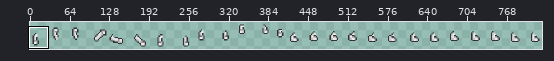
A pixel-art file gets an edit: sprites/Player_Left_Arm.aseprite. Above: a wide view before the commit, with the close-up outlined.
Close-up. The starting point:
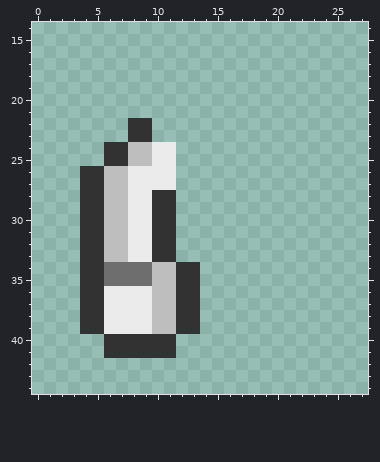
960x64 pixels, 1 frame. Shown: x 0..27, y 14..44. The wide view leaves out empty margins.
After the commit:
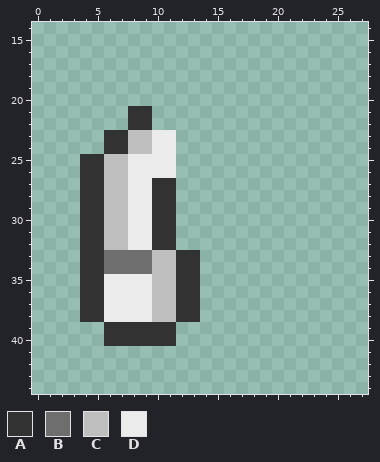
Palette (. is transparent): A #323232  B #6e6e6e  C #bebebe  D #ebebeb
From old to new:
Layers "Shoulder", "Hand":
There is now colour A in row 21 at x 8 to 9; in row 23 at x 6 to 7; in row 25 at x 4 to 5; in row 33 at x 12 to 13.
The edit turns colour C into colour A in row 39 at x 10 to 11.
The edit turns colour D into colour A in row 27 at x 10 to 11; in row 39 at x 6 to 9.
The edit turns colour C into colour B in row 33 at x 6 to 7.
The edit turns colour D into colour B in row 33 at x 8 to 9.
The edit turns colour A into colour C in row 23 at x 8 to 9; in row 25 at x 6 to 7; in row 33 at x 10 to 11.
There is now colour D in row 23 at x 10 to 11.
The edit turns colour B into colour D in row 35 at x 6 to 9.
The edit turns colour C into colour D in row 25 at x 8 to 9.
Colour A is gone in row 39 at x 4 to 5 and 12 to 13; in row 41 at x 6 to 11.
Boxes around the changes in both close-ups, in picture pixels (x1, y1, x2, y2):
changed: (80, 106, 176, 190)
changed: (80, 250, 200, 358)
